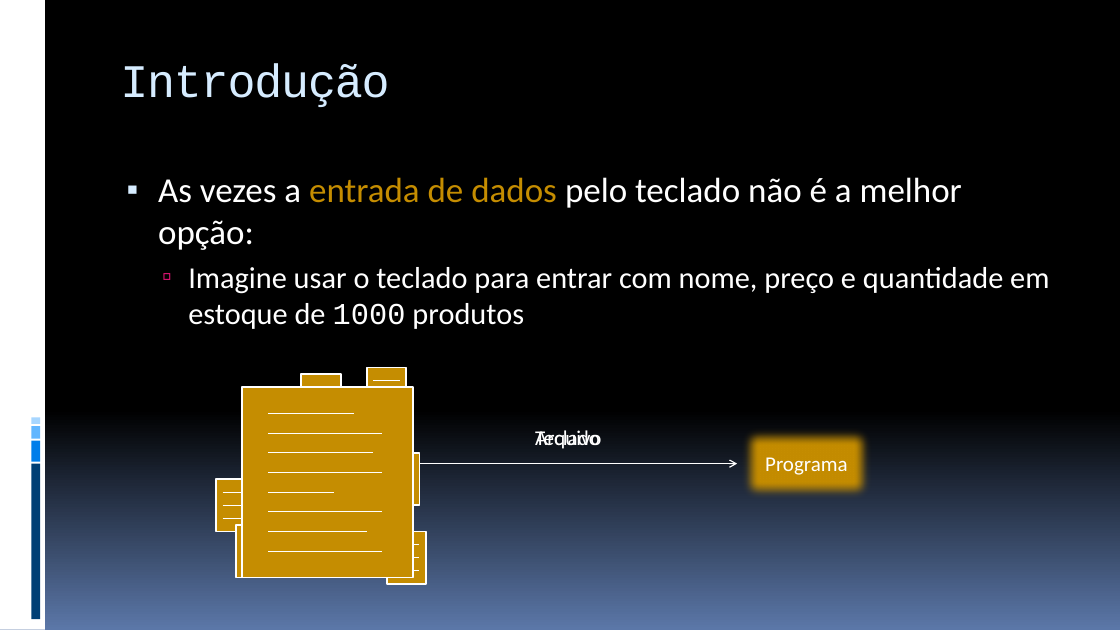
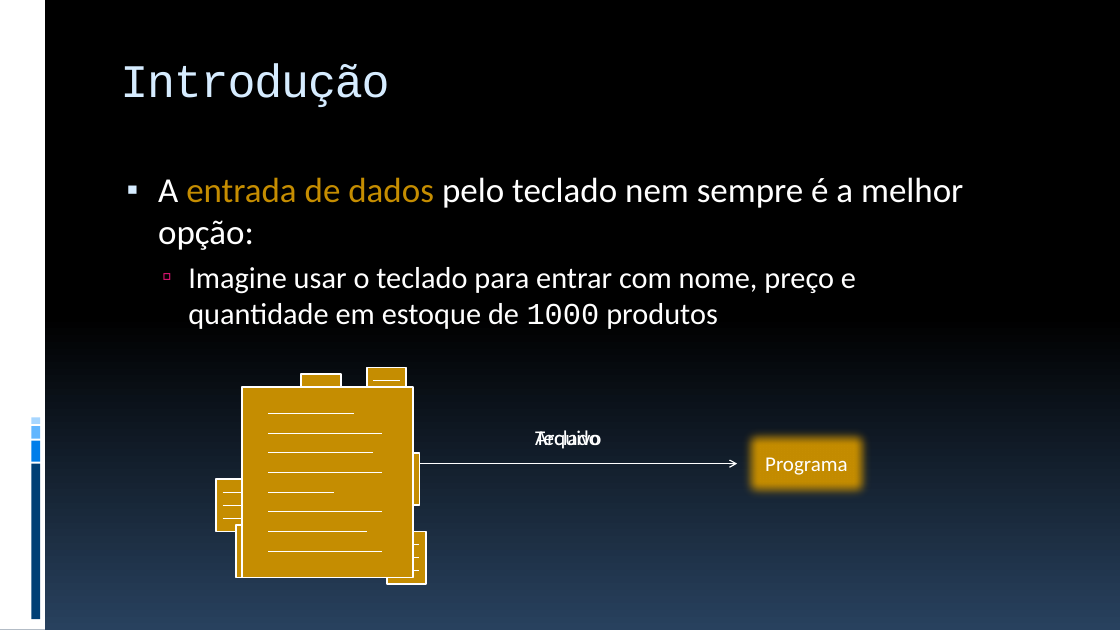
Before and after one commit to JudsonSS/ProgComp, a slide deck: slide 3 of Slides/23. Arquivos Texto.pptx. Drawn at 1120x630 pixels with LibreOffice and Linux fonts; fonts in the diff are those of the drawing. Boxes give left, top, right and bottom in pixels: in the first picture for what was removed or moved away, otherwise in the second. Text is boxed around its words. In the diff, an @@ line names an element or a change of style, - is before the commit and + after.

```diff
--- a/Slides/23. Arquivos Texto.pptx
+++ b/Slides/23. Arquivos Texto.pptx
@@ background gradient #000000 to #5B77A8 to gradient #000000 to #28415E @@
@@ text at (158, 177, 963, 250): text changed @@
-▪ As vezes a entrada de dados pelo teclado não é a melhor opção:
+▪ A entrada de dados pelo teclado nem sempre é a melhor opção:
```
Also in this commit, not shown: 38 other slides changed, 3 other files.
